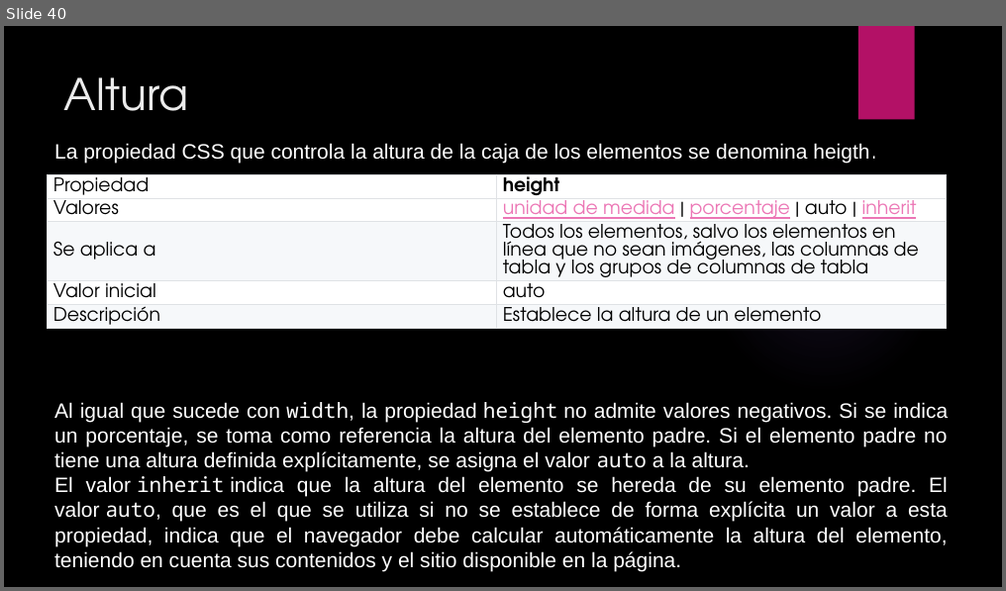
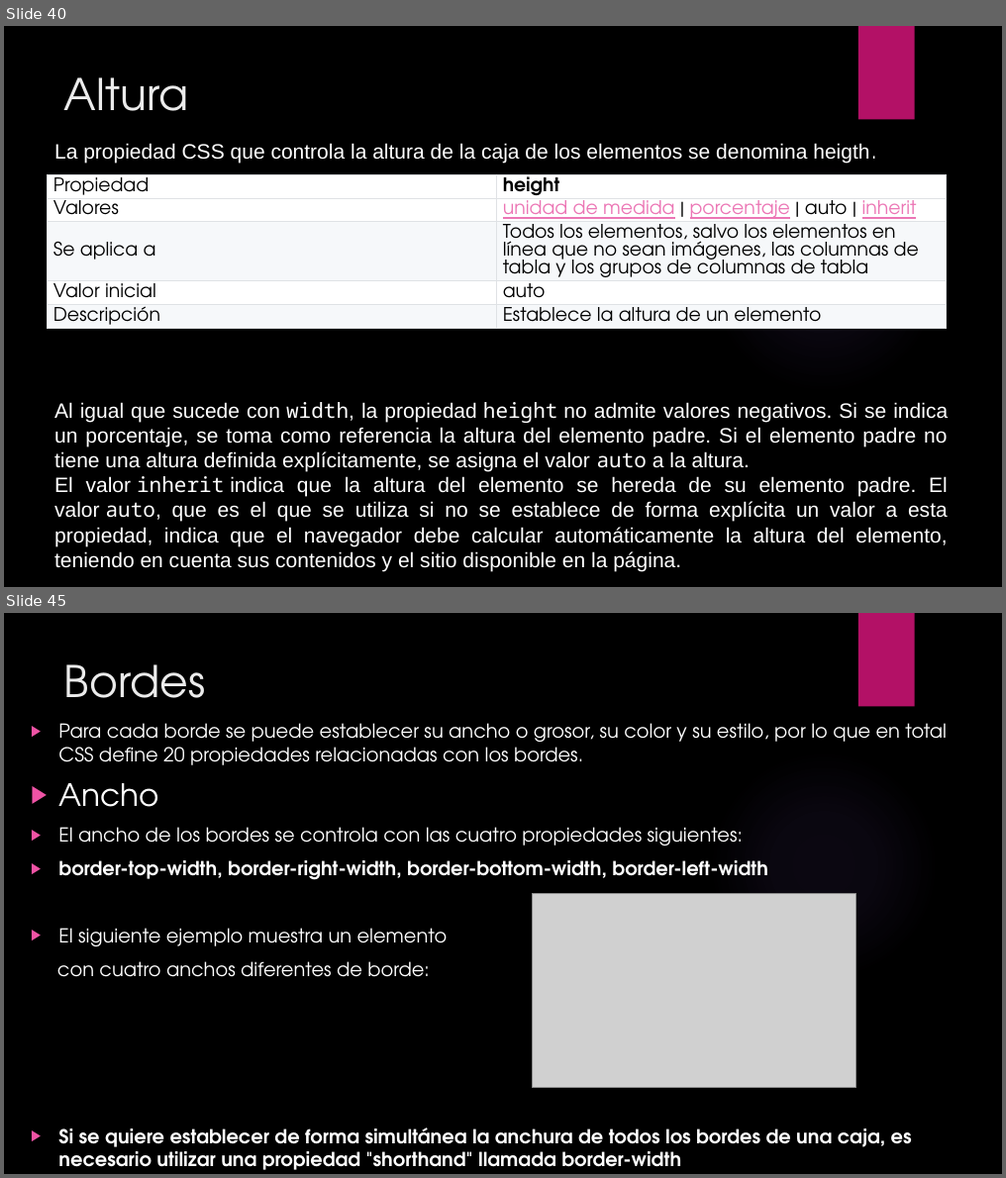
Before and after one commit to patoattie/LaboratorioIII, a slide deck: Material/CSS.pptx. Shown one above the other, each under a label of ours: slide 40 before the commit, slides 40 and 45 after it; the slides between them are not shown. The pictures are 1006x591 and 1006x1178 pixels, drawn with LibreOffice and Linux fonts; fonts in the diff are those of the drawing; grey boxes stand for pictures; background and template pictures are left out. Boxes give left, top, right and bottom in pixels: in the first picture for what was removed or moved away, otherwise in the second. Text is boxed around its words. In the diff, an @@ line names an element or a change of style, - is before the commit and + after.

```diff
--- a/Material/CSS.pptx
+++ b/Material/CSS.pptx
@@ slide 45 added at [4, 613, 1002, 1174], background picture (left out); not listed: 2 template elements that a slide beside it also shows @@
@@ title added at [64, 664, 205, 698], 42 pt, text #EBEBEB @@
+Bordes
@@ text added at [57, 723, 946, 1170], 18.5 pt, text #FFFFFF @@
+▶ Para cada borde se puede establecer su ancho o grosor, su color y su estilo, por lo que en total CSS define 20 propiedades relacionadas con los bordes.
+▶ Ancho
+▶ El ancho de los bordes se controla con las cuatro propiedades siguientes:
+▶ border-top-width, border-right-width, border-bottom-width, border-left-width
+▶ El siguiente ejemplo muestra un elemento
+con cuatro anchos diferentes de borde:
+▶ Si se quiere establecer de forma simultánea la anchura de todos los bordes de una caja, es necesario utilizar una propiedad "shorthand" llamada border-width
@@ picture added at [533, 894, 856, 1087] @@
```
Also in this commit, not shown: 33 other slides added, 1 other file.
